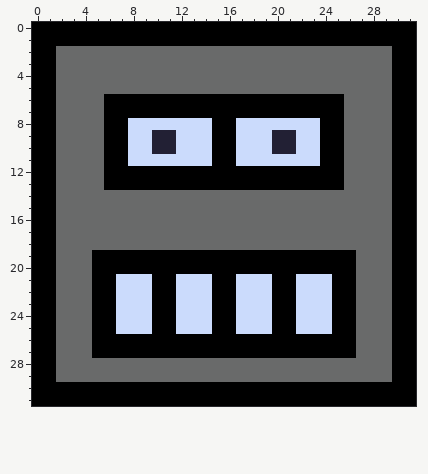
Edited in one commit: pixel-art file (Assets/2D/Heads/Robot.aseprite). Above, as it was before the edit.
32x32 pixels, 1 frame. Colours within 5 levels of each other are drawn and written as one.
The same view after the edit:
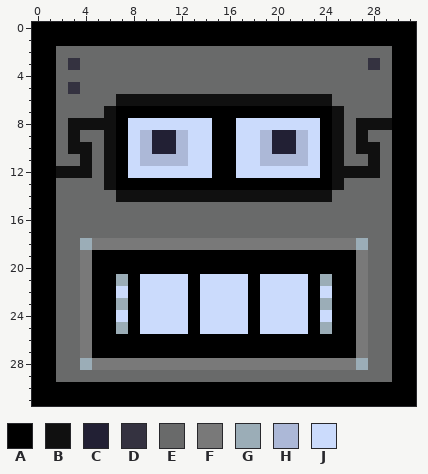
Palette (. is transparent): A #000000  B #101010  C #222034  D #343240  E #696a6a  F #797979  G #9badb7  H #acb8d7  J #cbdbfc
What changed:
y 3: x 3 E -> D; x 28 E -> D
y 5: x 3 E -> D
y 6: x 6..25 AAAAAAAAAAAAAAAAAAAA -> EBBBBBBBBBBBBBBBBBBE
y 7: x 6 A -> B; x 25 A -> B
y 8: x 3..6 EEEA -> BBBB; x 25 A -> B; x 27..29 EEE -> BBB
y 9: x 3 E -> B; x 6 A -> B; x 9 J -> H; x 12 J -> H; x 19 J -> H; x 22 J -> H; x 25 A -> B; x 27 E -> B
y 10: x 3..4 EE -> BB; x 6 A -> B; x 9 J -> H; x 12 J -> H; x 19 J -> H; x 22 J -> H; x 25 A -> B; x 27..28 EE -> BB
y 11: x 4 E -> B; x 6 A -> B; x 9..12 JJJJ -> HHHH; x 19..22 JJJJ -> HHHH; x 25 A -> B; x 28 E -> B
y 12: x 2..4 EEE -> BBB; x 6 A -> B; x 8..14 AAAAAAA -> JJJJJJJ; x 17..23 AAAAAAA -> JJJJJJJ; x 25..28 AEEE -> BBBB
y 13: x 6 A -> B; x 25 A -> B
y 14: x 7..24 EEEEEEEEEEEEEEEEEE -> BBBBBBBBBBBBBBBBBB
y 18: x 4..27 EEEEEEEEEEEEEEEEEEEEEEEE -> GFFFFFFFFFFFFFFFFFFFFFFG
y 19..20: x 4 E -> F; x 27 E -> F
y 21: x 4 E -> F; x 7..8 JJ -> GA; x 10..11 AA -> JJ; x 13 J -> A; x 15..16 AA -> JJ; x 18 J -> A; x 20..21 AA -> JJ; x 23..24 JJ -> AG; x 27 E -> F
y 22: x 4 E -> F; x 8 J -> A; x 10..11 AA -> JJ; x 13 J -> A; x 15..16 AA -> JJ; x 18 J -> A; x 20..21 AA -> JJ; x 23 J -> A; x 27 E -> F
y 23: x 4 E -> F; x 7..8 JJ -> GA; x 10..11 AA -> JJ; x 13 J -> A; x 15..16 AA -> JJ; x 18 J -> A; x 20..21 AA -> JJ; x 23..24 JJ -> AG; x 27 E -> F
y 24: x 4 E -> F; x 8 J -> A; x 10..11 AA -> JJ; x 13 J -> A; x 15..16 AA -> JJ; x 18 J -> A; x 20..21 AA -> JJ; x 23 J -> A; x 27 E -> F
y 25: x 4 E -> F; x 7..8 JJ -> GA; x 10..11 AA -> JJ; x 13 J -> A; x 15..16 AA -> JJ; x 18 J -> A; x 20..21 AA -> JJ; x 23..24 JJ -> AG; x 27 E -> F
y 26..27: x 4 E -> F; x 27 E -> F
y 28: x 4..27 EEEEEEEEEEEEEEEEEEEEEEEE -> GFFFFFFFFFFFFFFFFFFFFFFG
